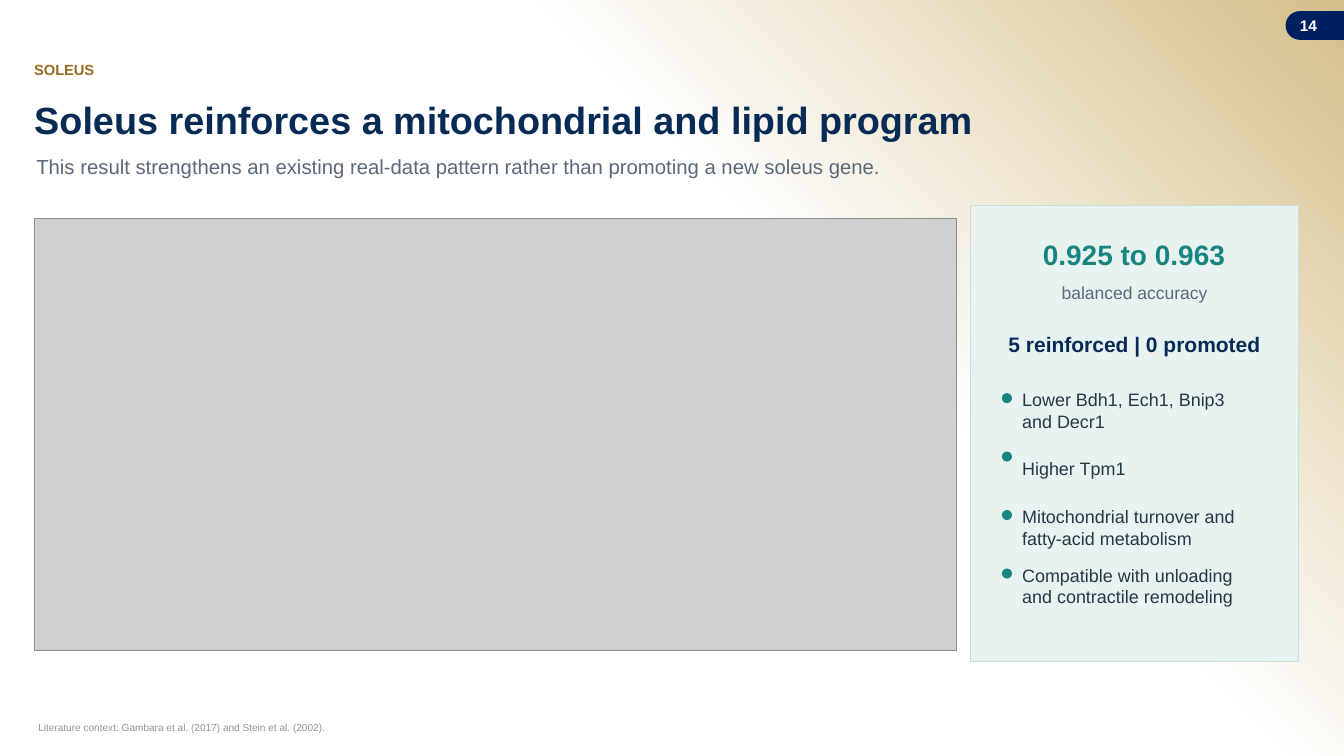
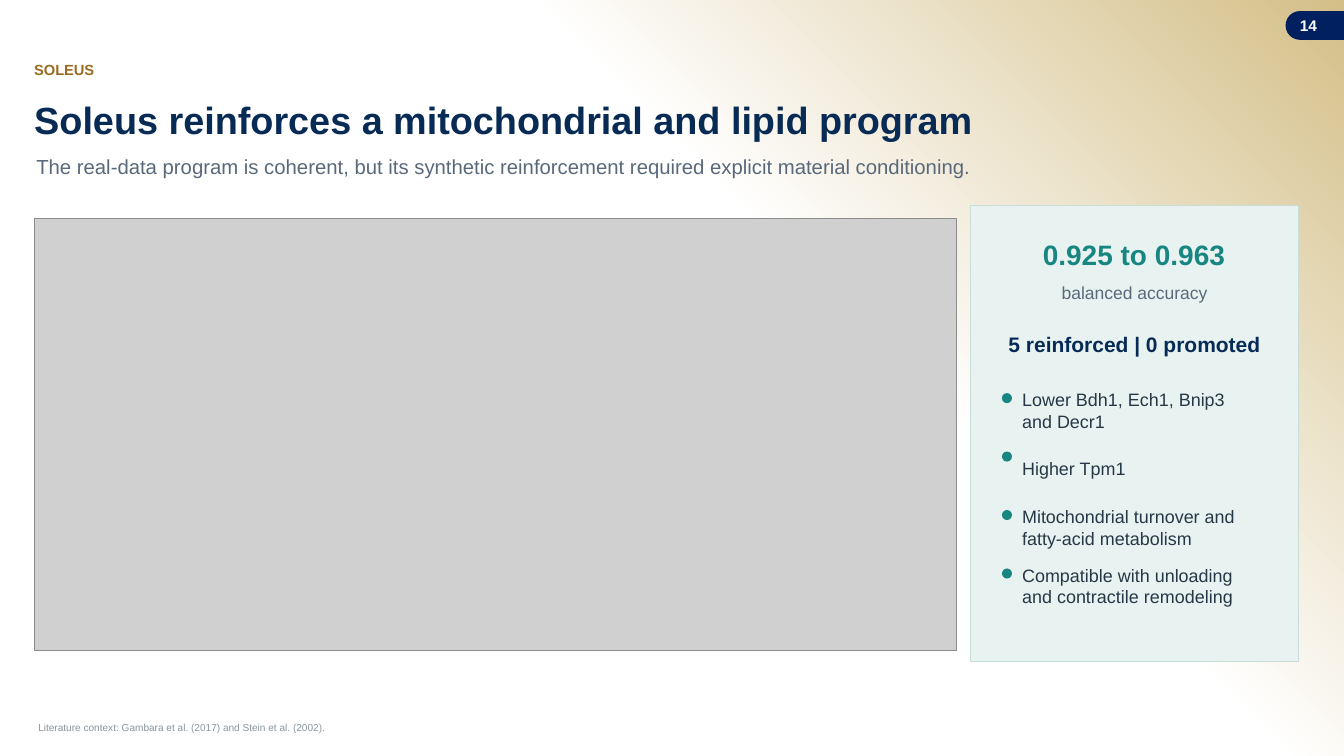
Before and after one commit to jasont314/nasa-mouse, a slide deck: slide 14 of presentation/SLSTP_2026_Generative_Transcriptomics.pptx. Drawn at 1344x756 pixels with LibreOffice and Linux fonts; fonts in the diff are those of the drawing; grey boxes stand for pictures; background and template pictures are left out. Boxes give left, top, right and bottom in pixels: in the first picture for what was removed or moved away, otherwise in the second. Text is boxed around its words. In the diff, an @@ line names an element or a change of style, - is before the commit and + after.

```diff
--- a/presentation/SLSTP_2026_Generative_Transcriptomics.pptx
+++ b/presentation/SLSTP_2026_Generative_Transcriptomics.pptx
@@ text at (x1=36, y1=159, x2=970, y2=178): text changed @@
-This result strengthens an existing real-data pattern rather than promoting a new soleus gene.
+The real-data program is coherent, but its synthetic reinforcement required explicit material conditioning.
```
Also in this commit, not shown: 3 other slides changed, 3 other files.
